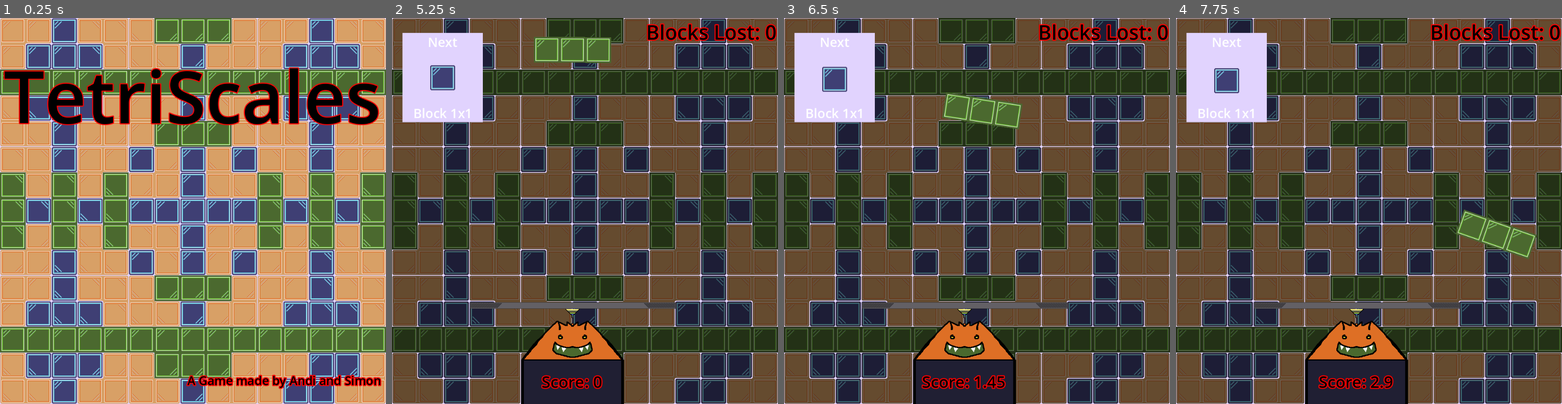
Above: before the commit, frames 1-4 (left to right).
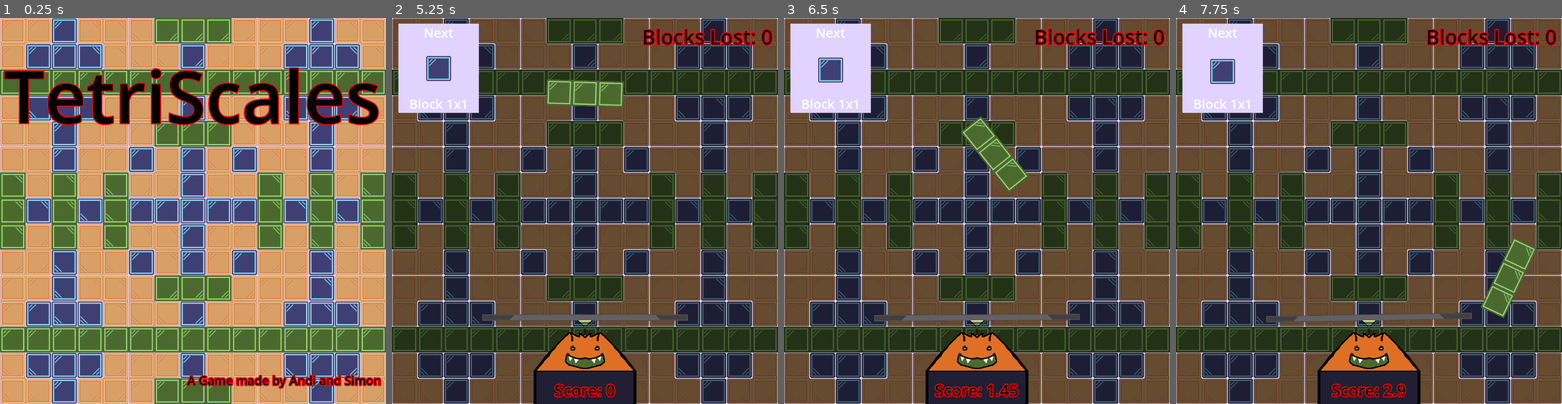
Above: after the commit, the same moments.

Repository: Simon-Melcher/TetriScales
Game: Godot game, scene res://Scenes/title.tscn
The game is run twice, just before and just after one commit, with the same random seed, the same clock (stepped at 60 frames per second) and the same inputs.
Inputs:
- Up to frame 1 (0.25 s): no input
- Up to frame 2 (5.25 s): tap Enter at 0.5, 2, 3.5 s; hold Right (move_right) 0.53-1.28 s; hold Up (rotate_block) 0.53-1.28 s; tap Space at 1.25, 2.75, 4.25 s; hold Down (move_down) 1.28-2.03 s; tap Up (rotate_block) at 1.35, 2.85, 4.35 s; hold Up (rotate_block) 2.03-2.78 s; hold Right (move_right) 2.03-3.53 s; hold Up (rotate_block) 3.53-4.28 s; hold Left (move_left) 3.53-5.03 s; hold Down (move_down) from 5.03 s (still down); hold Up (rotate_block) from 5.03 s (still down)
- Up to frame 3 (6.5 s): release Down (move_down) at 5.78 s; release Up (rotate_block) at 5.78 s; hold Right (move_right) from 5.78 s (still down); tap Up (rotate_block) at 5.85 s
- Up to frame 4 (7.75 s): keep holding Right (move_right); hold Up (rotate_block) 6.53-7.28 s; tap Up (rotate_block) at 7.35 s

The runs differ from the first frame. In frame 1, 3.3% of the frame differs, in the area x 34-80%, y 86-100%; in frame 2, 12%; in frame 3, 12%, in the area x 1-100%, y 1-100%; in frame 4, 12%.

Commit message:
Added Wood Sound for Block Placing

Diff:
--- a/Ressources/15x15 Background Tile.tscn
+++ b/Ressources/15x15 Background Tile.tscn
@@ -117,8 +117,7 @@
 texture = ExtResource("5_0vquy")
 
 [node name="Node2D11" parent="." instance=ExtResource("2_ltqc4")]
-position = Vector2(640, 960)
-rotation = -3.14159
+position = Vector2(320, 832)
 
 [node name="Block3x8" type="Sprite2D" parent="."]
 position = Vector2(480, 800)
@@ -144,7 +143,8 @@
 rotation = -1.5708
 
 [node name="Node2D17" parent="." instance=ExtResource("3_o3euo")]
-position = Vector2(640, 832)
+position = Vector2(640, 960)
+rotation = 4.71239
 
 [node name="Block3x9" type="Sprite2D" parent="."]
 position = Vector2(96, 800)
--- a/Scenes/Main-Game.tscn
+++ b/Scenes/Main-Game.tscn
@@ -6,6 +6,7 @@
 [ext_resource type="Texture2D" uid="uid://hyed7eb0akgl" path="res://Textures/BoxV1.png" id="3_ntdyd"]
 [ext_resource type="PackedScene" uid="uid://m1n40kyskpax" path="res://Ressources/kill_zone.tscn" id="5_li234"]
 [ext_resource type="PackedScene" uid="uid://b4leo8yxmxvy7" path="res://Ressources/scale_base.tscn" id="6_ntdyd"]
+[ext_resource type="AudioStream" uid="uid://cvk4yomed22wf" path="res://Ressources/wood-block-105066.mp3" id="7_dqf7k"]
 [ext_resource type="PackedScene" uid="uid://cg2jfxm4m4f6u" path="res://Scenes/preview_sub_viewport_container.tscn" id="8_0go7v"]
 [ext_resource type="PackedScene" uid="uid://cpjak7ahx5h23" path="res://Ressources/15x15 Background Tile.tscn" id="8_ntdyd"]
 [ext_resource type="Shader" uid="uid://bf8opukbkwppe" path="res://Scenes/Main-Game.gdshader" id="9_0go7v"]
@@ -29,7 +30,7 @@
 [sub_resource type="ShaderMaterial" id="ShaderMaterial_dqf7k"]
 shader = ExtResource("9_0go7v")
 
-[node name="Main-scene" type="Node2D" node_paths=PackedStringArray("ScoreLabel", "LostBlockLabel", "game_over_label", "high_score_label", "exit_button", "restart_button")]
+[node name="Main-scene" type="Node2D" node_paths=PackedStringArray("ScoreLabel", "LostBlockLabel", "game_over_label", "high_score_label", "exit_button", "restart_button", "audio_player")]
 script = ExtResource("1_qxxgd")
 basic_block = SubResource("PackedScene_0go7v")
 ScoreLabel = NodePath("User Interface/Score")
@@ -38,11 +39,12 @@
 high_score_label = NodePath("User Interface/game_over_label/high_score_label")
 exit_button = NodePath("User Interface/Exit_Button")
 restart_button = NodePath("User Interface/Restart_Button")
+audio_player = NodePath("Objects/Wood Sound Player")
 
 [node name="Objects" type="Node" parent="."]
 
 [node name="Base_Plate" parent="Objects" instance=ExtResource("3_mjuhr")]
-position = Vector2(1, 343)
+position = Vector2(0, 265)
 mass = 10.0
 
 [node name="kill_zone_below" parent="Objects" node_paths=PackedStringArray("lost_block_counter") instance=ExtResource("5_li234")]
@@ -61,29 +63,33 @@
 position = Vector2(-429, -547)
 
 [node name="StaticScaleBase" parent="Objects" instance=ExtResource("6_ntdyd")]
-position = Vector2(0, 480)
+position = Vector2(0, 400)
 
 [node name="ScalePinJoint2D" type="PinJoint2D" parent="Objects"]
-position = Vector2(1, 343)
+position = Vector2(1, 271)
 node_a = NodePath("../Base_Plate")
 node_b = NodePath("../StaticScaleBase")
 
+[node name="Wood Sound Player" type="AudioStreamPlayer" parent="Objects"]
+stream = ExtResource("7_dqf7k")
+
 [node name="Main_Camera" type="Camera2D" parent="."]
-position = Vector2(31, 108)
 
 [node name="User Interface" type="Control" parent="."]
 layout_mode = 3
 anchors_preset = 0
+offset_left = -34.0
+offset_top = -103.0
 offset_right = 40.0
 offset_bottom = 40.0
 
 [node name="Score" type="Label" parent="User Interface"]
 z_index = 10
 layout_mode = 0
-offset_left = -128.0
-offset_top = 478.0
-offset_right = 125.0
-offset_bottom = 588.0
+offset_left = -93.0
+offset_top = 494.0
+offset_right = 160.0
+offset_bottom = 604.0
 theme_override_colors/font_color = Color(0, 0, 0, 1)
 theme_override_colors/font_outline_color = Color(1, 0, 0, 1)
 theme_override_constants/outline_size = 10
@@ -94,10 +100,10 @@
 
 [node name="Lost Blocks" type="Label" parent="User Interface"]
 layout_mode = 0
-offset_left = 183.0
-offset_top = -372.0
-offset_right = 508.0
-offset_bottom = -303.0
+offset_left = 176.0
+offset_top = -365.0
+offset_right = 501.0
+offset_bottom = -296.0
 theme_override_colors/font_color = Color(0, 0, 0, 1)
 theme_override_colors/font_outline_color = Color(1, 0, 0, 1)
 theme_override_constants/outline_size = 10
@@ -150,10 +156,10 @@
 [node name="Restart_Button" type="Button" parent="User Interface"]
 z_index = 5
 layout_mode = 0
-offset_left = 195.0
-offset_top = 384.0
-offset_right = 471.0
-offset_bottom = 566.0
+offset_left = 218.0
+offset_top = 379.0
+offset_right = 494.0
+offset_bottom = 561.0
 theme_override_colors/font_outline_color = Color(1, 0, 0, 1)
 theme_override_colors/font_color = Color(0, 0, 0, 1)
 theme_override_constants/outline_size = 10
@@ -161,12 +167,13 @@
 text = "Restart"
 
 [node name="PreviewSubViewportContainer" parent="." instance=ExtResource("8_0go7v")]
-offset_left = -423.0
-offset_top = -335.0
-offset_right = -223.0
+offset_left = -464.0
+offset_top = -466.0
+offset_right = -264.0
+offset_bottom = -91.0
 
-[node name="Node2D" parent="." instance=ExtResource("8_ntdyd")]
+[node name="Background" parent="." instance=ExtResource("8_ntdyd")]
 modulate = Color(0.466181, 0.466181, 0.466181, 1)
 z_index = -10
 material = SubResource("ShaderMaterial_dqf7k")
-position = Vector2(-449, -372)
+position = Vector2(-480, -480)
--- a/Scripts/box_script.gd
+++ b/Scripts/box_script.gd
@@ -15,4 +15,5 @@
 	if(!detected_coliision and body != self):
 		detected_coliision = true
 		print("Emmiting Signal")
+		GlobalSignals.play_block_sound.emit()
 		GlobalSignals.spawn_newblock.emit()
--- a/Scripts/global_signals.gd
+++ b/Scripts/global_signals.gd
@@ -2,3 +2,4 @@
 
 signal spawn_newblock
 signal lost_block
+signal play_block_sound
--- a/Scripts/main_game.gd
+++ b/Scripts/main_game.gd
@@ -8,6 +8,7 @@
 
 @export var exit_button: Button
 @export var restart_button: Button
+@export var audio_player: AudioStreamPlayer
 
 var score = 0
 var score_multiplier = 1
@@ -26,6 +27,7 @@
 func _ready() -> void:
 	GlobalSignals.spawn_newblock.connect(spawn_new_block)
 	GlobalSignals.lost_block.connect(increase_lost_block_counter)
+	GlobalSignals.play_block_sound.connect(play_wood_sound)
 	game_over_label.visible = false
 	high_score_label.visible = false
 	exit_button.visible = false
@@ -76,7 +78,7 @@
 			if Input.is_action_pressed("move_right"):
 				selected_block.apply_impulse(Vector2(10,0))
 			if Input.is_action_pressed("rotate_block"):
-				selected_block.apply_torque_impulse(50)
+				selected_block.apply_torque_impulse(300)
 			if Input.is_action_pressed("move_down"):
 				selected_block.apply_impulse(Vector2(0,+10))
 				score_multiplier += 0.01
@@ -89,6 +91,10 @@
 
 func increase_score_multiplier(amount: float):
 	score_multiplier += amount
+
+func play_wood_sound():
+	if(!game_over):
+		audio_player.play()
 
 func increase_score():
 	if(!game_over):
Not shown, added: Ressources/wood-block-105066.mp3.import
Not shown: 1 places in Scenes/Main-Game.tscn that only renumber resources
Not shown, added: Ressources/wood-block-105066.mp3
